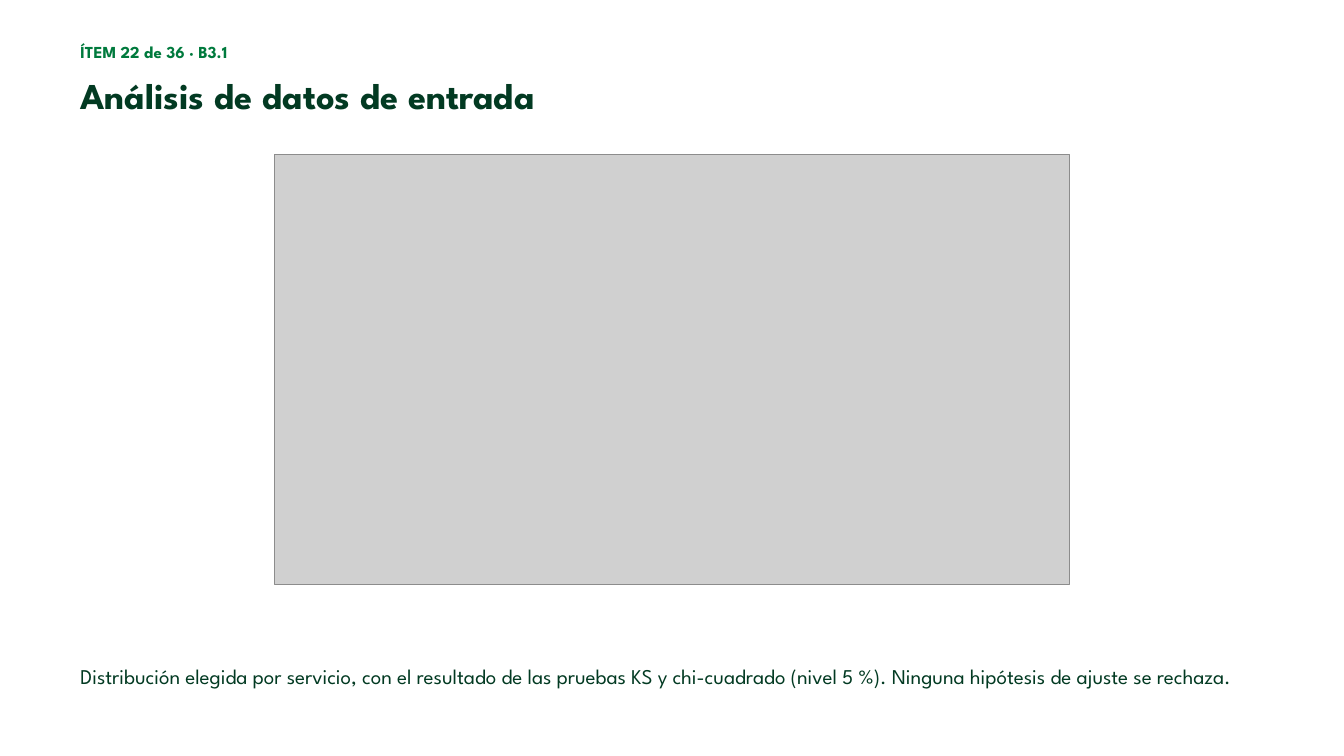
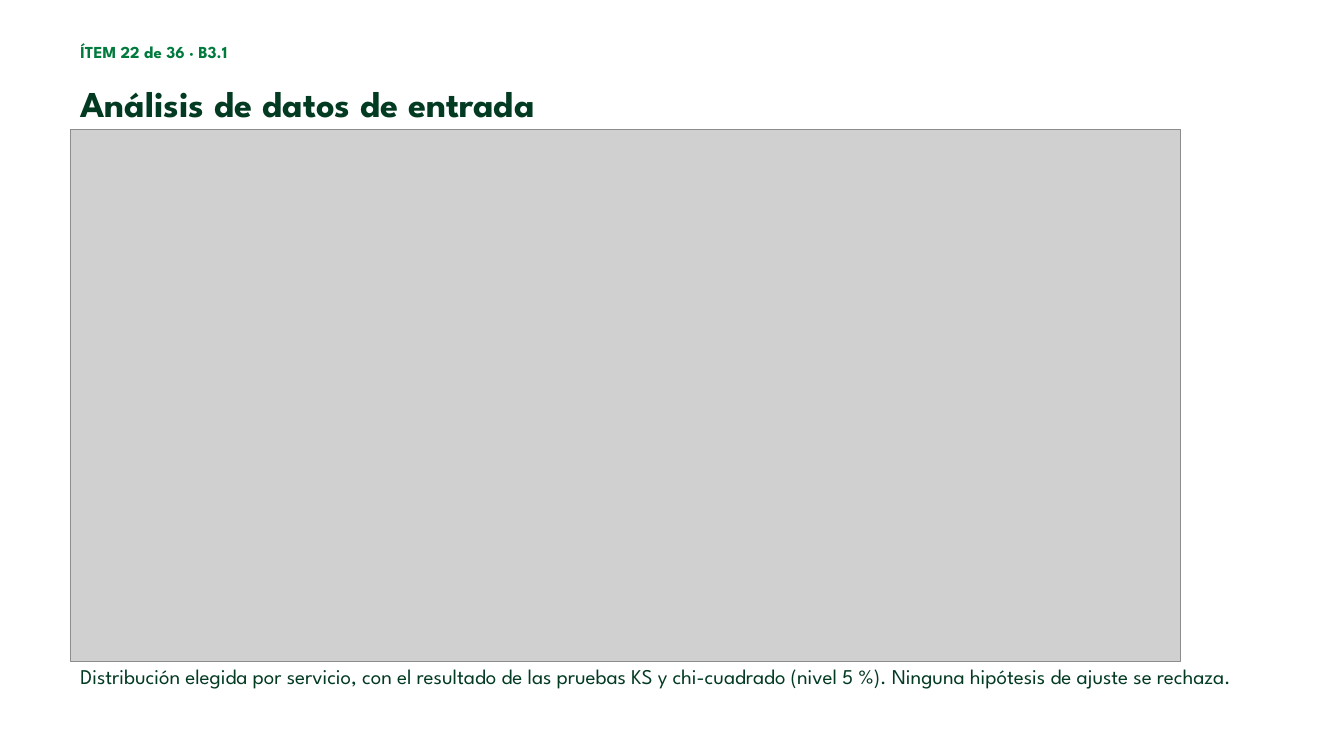
Before and after one commit to esteban-nieto/Modelacion, a slide deck: slide 26 of docs/exposicion/Exposicion_Modelacion.pptx. Drawn at 1344x756 pixels with LibreOffice and Linux fonts; fonts in the diff are those of the drawing; grey boxes stand for pictures; background and template pictures are left out. Boxes give left, top, right and bottom in pixels: in the first picture for what was removed or moved away, otherwise in the second. Text is boxed around its words. In the diff, an @@ line names an element or a change of style, - is before the commit and + after.

```diff
--- a/docs/exposicion/Exposicion_Modelacion.pptx
+++ b/docs/exposicion/Exposicion_Modelacion.pptx
@@ text "Análisis de datos de entrada" moved from (x1=80, y1=84, x2=534, y2=110) to (x1=80, y1=92, x2=534, y2=118) @@
@@ picture resized from (x1=274, y1=154, x2=1070, y2=585) to (x1=71, y1=129, x2=1181, y2=661) @@
```
Also in this commit, not shown: 8 other slides changed, 1 other file.
